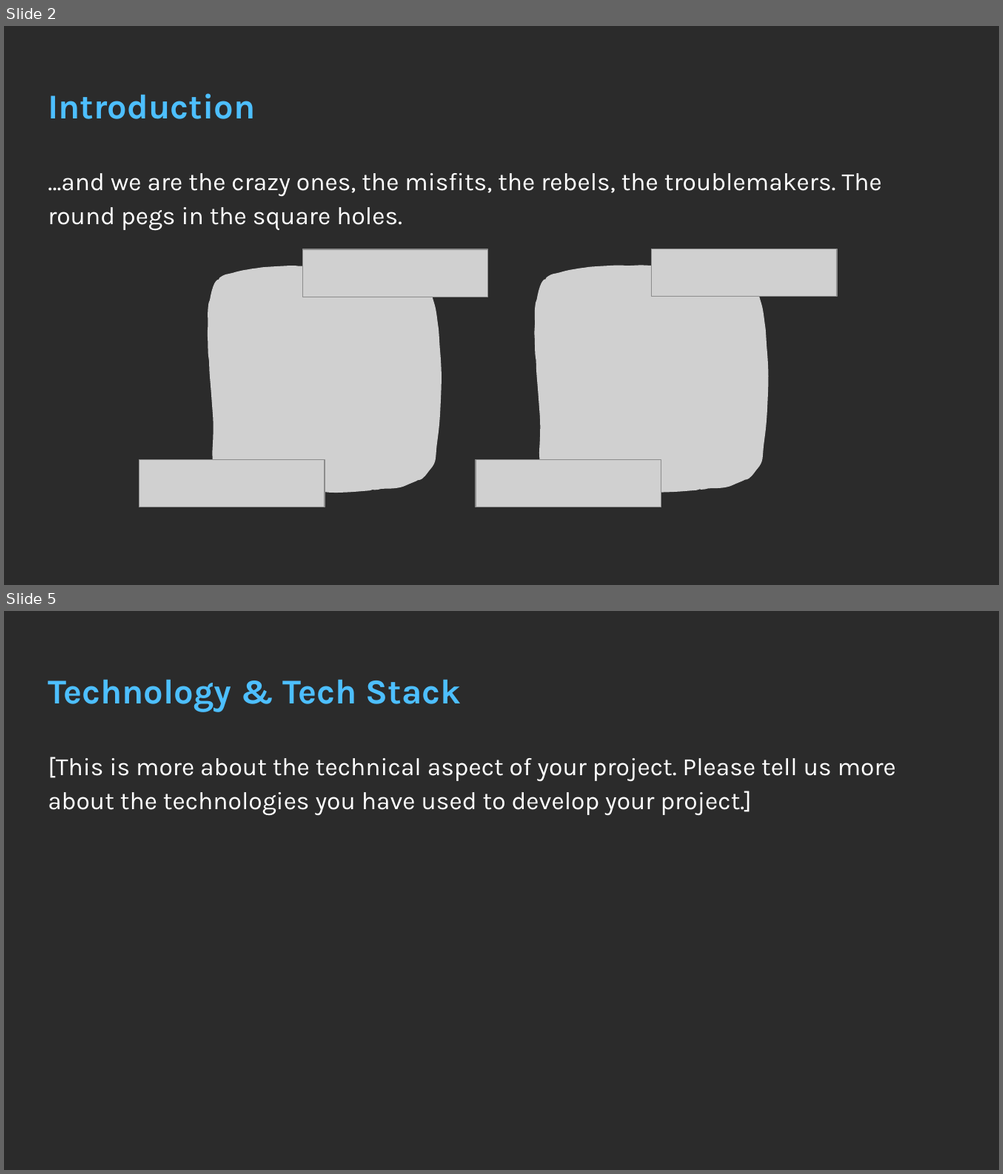
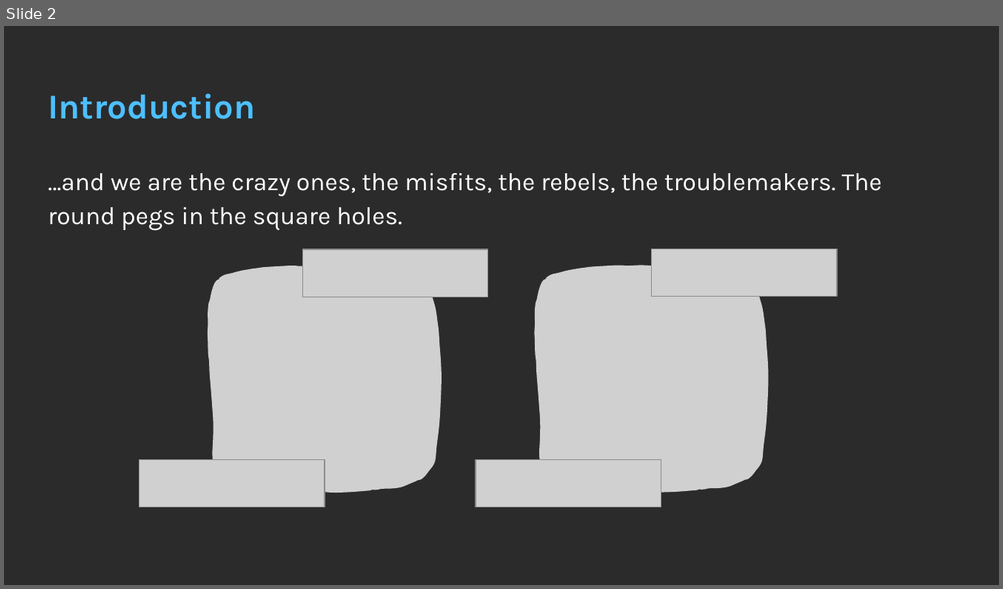
Before and after one commit to skhiearth/AvataaarsX, a slide deck: NFT Vision Hack Deck.pptx. Shown one above the other, each under a label of ours: slides 2 and 5 before the commit, slide 2 after it; the slides between them are not shown. The pictures are 1003x1174 and 1003x589 pixels, drawn with LibreOffice and Linux fonts; fonts in the diff are those of the drawing; grey boxes stand for pictures; background and template pictures are left out; a plain dark background stands for a picture behind light text. Boxes give left, top, right and bottom in pixels: in the first picture for what was removed or moved away, otherwise in the second. Text is boxed around its words. In the diff, an @@ line names an element or a change of style, - is before the commit and + after.

```diff
--- a/NFT Vision Hack Deck.pptx
+++ b/NFT Vision Hack Deck.pptx
@@ slide 5 removed at (x1=4, y1=611, x2=999, y2=1170), background picture (left out) @@
@@ title removed at (x1=48, y1=679, x2=461, y2=712) @@
-Technology & Tech Stack
@@ text removed at (x1=48, y1=757, x2=896, y2=816) @@
-[This is more about the technical aspect of your project. Please tell us more about the technologies you have used to develop your project.]
```
Also in this commit, not shown: 1 slide changed, 3 slides added, 2 other slides removed, 3 other files.
